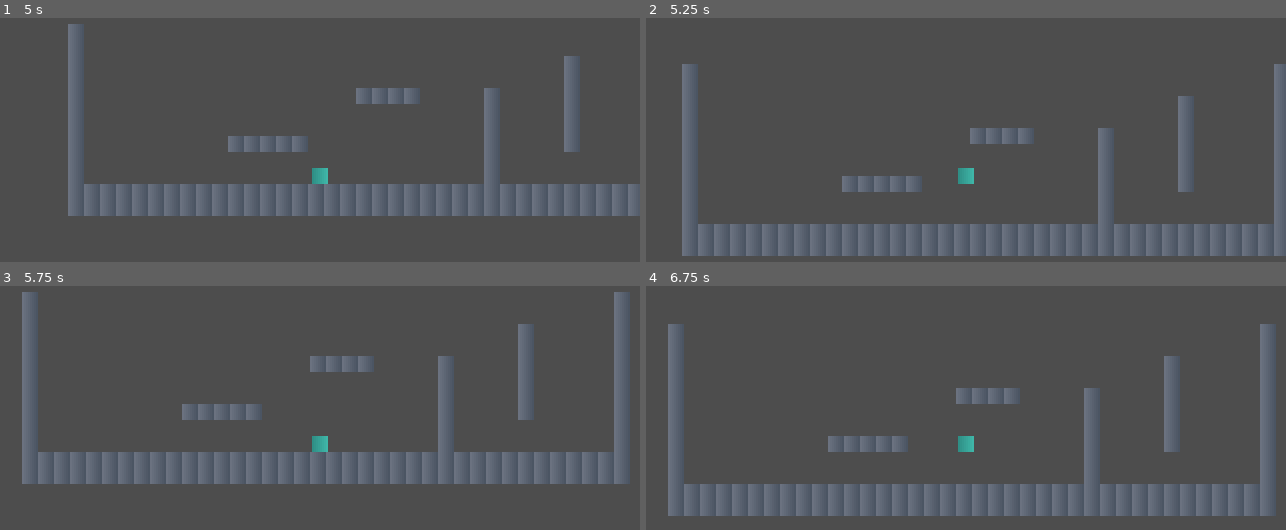
Above: before the commit, frames 1-4 (two rows, left to right).
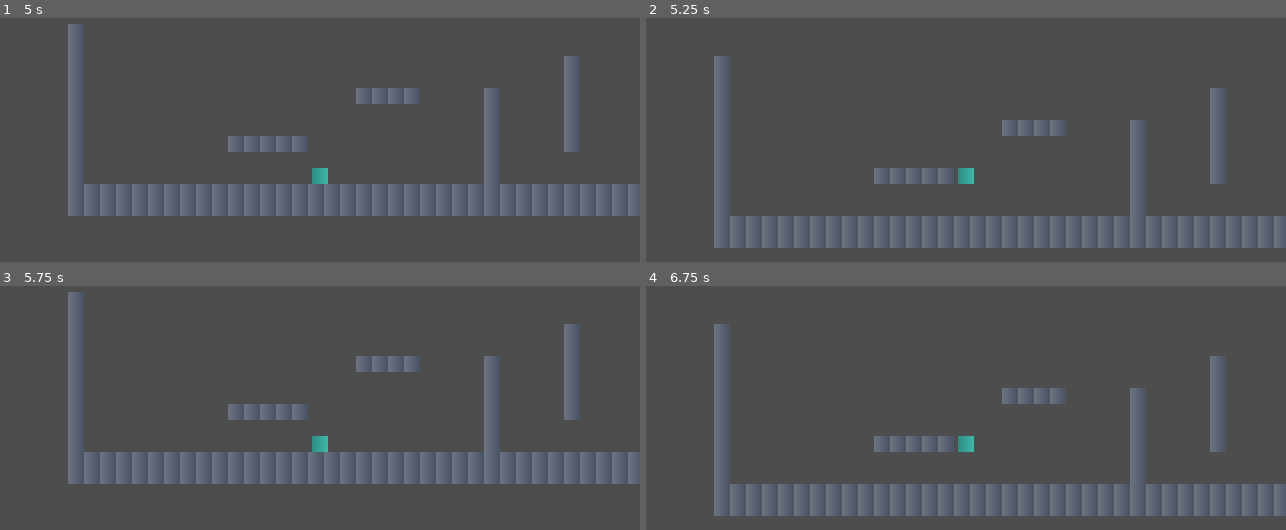
Above: after the commit, the same moments.

Repository: xxiiping/game-2d
Game: Godot game, scene res://scenes/levels/level_01.tscn
Two runs of this game, one before a commit and one after it. Both use one fixed random seed, a clock stepped at 60 frames per second and the inputs below.
Inputs (mouse positions are in pixels of both pictures, inside the frame that each line leads up to):
- Up to frame 1 (5 s): tap Enter at 0.5, 3.5 s; move the mouse to (460, 157) at 0.52 s; hold D (move_right) 0.53-1.25 s; tap Z (jump) at 0.6, 0.77, 1.07, 2.1, 3.6, 3.77, 4.07 s; click (460, 157) at 0.67 s; drag from (192, 193) to (288, 247) at 1.27 s; tap Space at 2 s; move the mouse to (384, 96) at 2.02 s; hold D (move_right) 2.03-2.75 s; drag from (288, 247) to (128, 122) at 2.77 s; move the mouse to (512, 230) at 3.52 s; hold A (move_left) 3.53-4.25 s; drag from (128, 122) to (224, 86) at 4.27 s
- Up to frame 2 (5.25 s): tap Space at 5 s; move the mouse to (998, 176) at 5.02 s; hold S (move_down) from 5.03 s (still down); tap Z (jump) at 5.1 s; click (998, 176) at 5.17 s
- Up to frame 3 (5.75 s): keep holding S (move_down)
- Up to frame 4 (6.75 s): release S (move_down) at 5.75 s; tap Enter at 5.75 s; drag from (870, 354) to (838, 461) at 5.77 s; tap Space at 6.5 s; move the mouse to (1106, 425) at 6.52 s; hold W (move_up) from 6.53 s (still down); tap Z (jump) at 6.6 s

Frame 1 is identical in both runs. In frame 2, 15% of the frame differs, in the area x 5-100%, y 15-98%; in frame 3, 12%; in frame 4, 12%.

Commit message:
改进蹬墙跳链式手感，平地跳参数保持不变。
贴墙判定改为碰撞接触并加入 12 帧墙土狼，单独调高蹬墙跳起跳角度与墙滑停留，不影响 jump_velocity 等平地跳数值。

Co-authored-by: Cursor <cursoragent@cursor.com>

Diff:
--- a/scripts/player.gd
+++ b/scripts/player.gd
@@ -15,7 +15,7 @@
 ## 空中反向时的急刹减速（拉向 0），对齐参考的空中掉头手感。
 @export var air_turn_decel := 990.0
 
-# --- 跳跃与重力 ---
+# --- 跳跃与重力（平地跳；与 Wall 组蹬墙跳参数独立）---
 @export_group("Jump / Gravity")
 @export var jump_velocity := -192.0
 @export var rise_gravity := 633.6
@@ -27,18 +27,20 @@
 @export_group("Assist")
 @export var coyote_time := 0.1
 @export var jump_buffer_time := 0.1
-@export var wall_jump_buffer_time := 0.05
-
-# --- 墙体 ---
+@export var wall_jump_buffer_time := 0.1
+
+# --- 墙体（蹬墙跳/墙滑；与 Jump / Gravity 组平地跳参数独立）---
 @export_group("Wall")
-@export var wall_slide_max := 105.0
-@export var wall_slide_gravity := 288.0
-@export var wall_jump_velocity := -135.0
-@export var wall_jump_push := 180.0
-@export var wall_jump_velocity_min := -90.0
-@export var wall_jump_push_min := 120.0
+@export var wall_slide_max := 84.0
+@export var wall_slide_gravity := 240.0
+@export var wall_jump_velocity := -185.0
+@export var wall_jump_push := 155.0
+@export var wall_jump_velocity_min := -125.0
+@export var wall_jump_push_min := 105.0
 @export var wall_jump_input_lock := 0.1
-@export var wall_check_dist := 3.0
+## 离墙后仍可蹬墙跳的宽容时间；须先贴墙接触，离墙后才开始倒计时（与地面土狼同理）。
+## 默认 12 帧 @60fps（0.2s）。
+@export var wall_coyote_time := 0.2
 
 # --- 冲刺 ---
 @export_group("Dash")
@@ -69,6 +71,8 @@
 var _coyote_timer := 0.0
 var _jump_buffer_timer := 0.0
 var _wall_jump_buffer_timer := 0.0
+var _wall_coyote_timer := 0.0
+var _last_wall_dir := 0
 var _input_lock_timer := 0.0
 var _dash_grav_lock_timer := 0.0
 var _dash_ctrl_lock_timer := 0.0
@@ -87,6 +91,7 @@
 func _physics_process(delta: float) -> void:
 	var on_floor := is_on_floor()
 	_update_timers(delta, on_floor)
+	_update_wall_contact(delta, on_floor)
 	_update_shake(delta)
 
 	var input_x := Input.get_axis("move_left", "move_right")
@@ -134,6 +139,8 @@
 func _update_timers(delta: float, on_floor: bool) -> void:
 	if on_floor:
 		_coyote_timer = coyote_time
+		_wall_coyote_timer = 0.0
+		_last_wall_dir = 0
 		if _dash_grav_lock_timer <= 0.0:
 			_dashes_left = dash_count
 	else:
@@ -147,6 +154,20 @@
 	_dash_active_timer = maxf(_dash_active_timer - delta, 0.0)
 
 
+func _update_wall_contact(delta: float, on_floor: bool) -> void:
+	if on_floor:
+		return
+	var wd := _wall_contact_dir()
+	if wd != 0:
+		_last_wall_dir = wd
+		_wall_coyote_timer = wall_coyote_time
+		# 下落贴墙时刷新蹬墙跳缓冲，便于连按跳跃键链式起跳。
+		if velocity.y > 0.0 and _wall_jump_buffer_timer > 0.0:
+			_wall_jump_buffer_timer = wall_jump_buffer_time
+	else:
+		_wall_coyote_timer = maxf(_wall_coyote_timer - delta, 0.0)
+
+
 func _process_gravity(delta: float, on_floor: bool) -> void:
 	if on_floor:
 		return
@@ -173,9 +194,33 @@
 func _process_wall_slide(delta: float, input_x: float) -> void:
 	if is_on_floor() or velocity.y <= 0.0:
 		return
-	var wd := _wall_dir()
-	if wd != 0 and int(sign(input_x)) == wd:
+	var wd := _wall_contact_dir()
+	if wd == 0:
+		return
+	if input_x != 0.0 and int(sign(input_x)) == wd:
 		velocity.y = move_toward(velocity.y, wall_slide_max, wall_slide_gravity * delta)
+
+
+## 当前可蹬墙跳的墙侧：贴墙时取碰撞法线；离墙后在墙土狼窗内用最近贴墙方向。
+func _wall_jump_side() -> int:
+	var wd := _wall_contact_dir()
+	if wd != 0:
+		return wd
+	if _wall_coyote_timer > 0.0 and _last_wall_dir != 0:
+		return _last_wall_dir
+	return 0
+
+
+## 贴墙接触方向：依赖 move_and_slide 的墙体碰撞，不用射线预探测。
+func _wall_contact_dir() -> int:
+	if not is_on_wall():
+		return 0
+	var nx := get_wall_normal().x
+	if nx > 0.01:
+		return -1
+	if nx < -0.01:
+		return 1
+	return 0
 
 
 ## 地面/土狼跳：消耗普通跳跃缓冲。
@@ -184,11 +229,12 @@
 	_coyote_timer = 0.0
 	_jump_buffer_timer = 0.0
 	_wall_jump_buffer_timer = 0.0
-
-
-## 蹬墙跳：消耗独立的蹬墙缓冲，仅在贴墙时生效。
+	_wall_coyote_timer = 0.0
+
+
+## 蹬墙跳：消耗独立的蹬墙缓冲；须先贴墙，或离墙后处于墙土狼窗内。
 func _do_wall_jump(input_x: float) -> bool:
-	var wd := _wall_dir()
+	var wd := _wall_jump_side()
 	if wd == 0:
 		return false
 	if absf(input_x) > 0.01:
@@ -198,6 +244,7 @@
 		velocity.y = wall_jump_velocity_min
 		velocity.x = -wd * wall_jump_push_min
 	_input_lock_timer = wall_jump_input_lock
+	_wall_coyote_timer = 0.0
 	_jump_buffer_timer = 0.0
 	_wall_jump_buffer_timer = 0.0
 	return true
@@ -295,15 +342,6 @@
 				return
 
 
-## 检测紧贴的墙：返回 1（右侧有墙）/ -1（左侧有墙）/ 0（无）。
-func _wall_dir() -> int:
-	if test_move(global_transform, Vector2(wall_check_dist, 0.0)):
-		return 1
-	if test_move(global_transform, Vector2(-wall_check_dist, 0.0)):
-		return -1
-	return 0
-
-
 func _update_visual() -> void:
 	if _facing != 0:
 		_sprite.flip_h = _facing < 0
